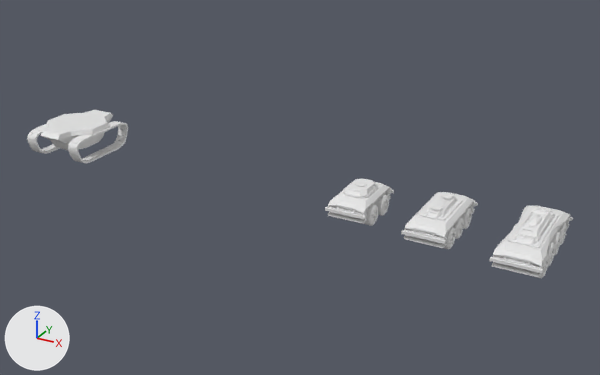
One commit to the Blender file carrrr.blend: the scene before it, then after it.
Before and after are seen from a 50 mm lens placed at (10.85, -11.55, 5.76), pointed at (4.36, 0.24, -0.14). The axes (+X, +Y, +Z) are drawn at lower left. The lights are the same throughout.
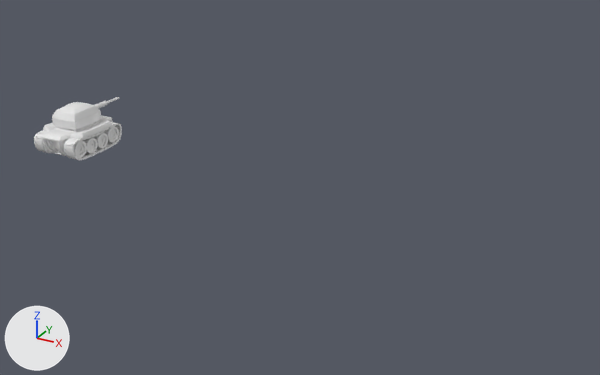
Not drawn themselves, but carrying or shaping drawn objects: ob_empty_003, ob_empty, ob_empty_001, ob_empty_002, ob_beziercircle.

Location of each change, (x1, y1, x2, y2) in pixels of the pictures (600 x 375 px):
'Cube.005', hidden
    before: (489, 206, 573, 278)
'Cube.002', hidden
    before: (401, 192, 478, 248)
'Cube.006', reshaped, modifiers changed
    before: (40, 110, 113, 150)
    after: (42, 115, 112, 156)
'Plane', reshaped, moved, modifiers changed (13% narrower, 9% shorter)
    before: (27, 121, 128, 163)
    after: (34, 122, 122, 160)
'Cube', hidden
    before: (325, 182, 394, 224)
'Cube.007', added
    after: (52, 102, 101, 132)
'Cube.001', hidden
    before: (343, 178, 378, 199)
'SmallWheels', hidden
    before: (340, 195, 389, 226)
'Cylinder', added
    after: (38, 126, 119, 158)
'Cylinder.008', added
    after: (83, 133, 108, 154)
'Cylinder.001', hidden
    before: (444, 227, 456, 249)
'Cylinder.002', hidden
    before: (453, 217, 464, 239)
'Cylinder.003', hidden
    before: (462, 208, 472, 229)
'Cylinder.005', hidden
    before: (513, 224, 561, 255)
'Cylinder.004', hidden
    before: (546, 242, 555, 267)
'Cylinder.006', hidden
    before: (558, 223, 567, 245)
'Cylinder.007', hidden
    before: (500, 254, 549, 278)
'Cylinder.009', added
    after: (95, 97, 119, 109)
'Cube.003', hidden
    before: (441, 193, 453, 200)
'Cube.004', hidden
    before: (431, 205, 442, 211)

The change, as a list of edits to the scene's bpy script:
```text
Change me_cube:
    used by ob_cube_006; location = (-0.53, 0.0, 0.12); scale = (0.41, 0.219, 0.219)
    remove me_cube.from_pydata(...)  # 36 vertices, 29 faces; spans x 0.0..1.47, y -3.62..3.78, z -1.0..1.0
    add me_cube.from_pydata(...)  # 62 vertices, 49 faces; spans x 0.0..1.27, y 0.0..3.51, z -1.21..0.84
    me_cube part 1: the whole mesh is rebuilt
Change cu_beziercircle:
    where _sp = cu_beziercircle.splines.new('BEZIER'); _sp.bezier_points.add(3)
    remove _sp.bezier_points.foreach_set('co', [-1.0, 0.0, 0.0, 0.0, 0.349, 0.0, 1.0, 0.0, 0.0, 0.0, -0.349, 0.0])
    remove _sp.bezier_points.foreach_set('handle_left', [-0.85, -0.413, 0.0, -0.692, 0.349, 0.0, 1.15, 0.413, 0.0, 0.692, -0.349, 0.0])
    remove _sp.bezier_points.foreach_set('handle_right', [-1.15, 0.413, 0.0, 0.692, 0.349, 0.0, 0.85, -0.413, 0.0, -0.692, -0.349, 0.0])
    add _sp.bezier_points.foreach_set('co', [-0.977, 0.124, 0.0, 0.0, 0.347, 0.0, 0.977, 0.124, 0.0, 0.0, -0.209, 0.0])
    add _sp.bezier_points.foreach_set('handle_left', [-0.918, -0.221, 0.0, -0.471, 0.347, 0.0, 1.054, 0.568, 0.0, 0.677, -0.209, 0.0])
    add _sp.bezier_points.foreach_set('handle_right', [-1.054, 0.568, 0.0, 0.471, 0.347, 0.0, 0.918, -0.221, 0.0, -0.677, -0.209, 0.0])
Change ob_cube:
    add ob_cube.hide_set(True)  # its collection is switched off
Change ob_cube_001:
    add ob_cube_001.hide_set(True)  # its collection is switched off
Change ob_smallwheels:
    add ob_smallwheels.hide_set(True)  # its collection is switched off
Change ob_empty:
    add ob_empty.hide_set(True)  # its collection is switched off
Change ob_cube_003:
    add ob_cube_003.hide_set(True)  # its collection is switched off
Change ob_cube_004:
    add ob_cube_004.hide_set(True)  # its collection is switched off
Change ob_cube_002:
    add ob_cube_002.hide_set(True)  # its collection is switched off
Change ob_empty_001:
    add ob_empty_001.hide_set(True)  # its collection is switched off
Change ob_cylinder_001:
    add ob_cylinder_001.hide_set(True)  # its collection is switched off
Change ob_cylinder_002:
    add ob_cylinder_002.hide_set(True)  # its collection is switched off
Change ob_cylinder_003:
    add ob_cylinder_003.hide_set(True)  # its collection is switched off
Change ob_cube_005:
    add ob_cube_005.hide_set(True)  # its collection is switched off
Change ob_empty_002:
    add ob_empty_002.hide_set(True)  # its collection is switched off
Change ob_cylinder_004:
    add ob_cylinder_004.hide_set(True)  # its collection is switched off
Change ob_cylinder_005:
    add ob_cylinder_005.hide_set(True)  # its collection is switched off
Change ob_cylinder_006:
    add ob_cylinder_006.hide_set(True)  # its collection is switched off
Change ob_cylinder_007:
    add ob_cylinder_007.hide_set(True)  # its collection is switched off
Change ob_plane:
    ob_plane.location: (0.0, 0.0, 0.0) -> (-0.14, 0.0, -0.07)
Change ob_beziercircle:
    ob_beziercircle.location: (0.0, 0.0, 0.0) -> (-0.138, 0.0, -0.0728)
Change ob_cube_006:
    add _m = ob_cube_006.modifiers.new('Mirror.001', 'MIRROR')
    add _m.use_axis = (False, True, False)
    add _m.use_clip = True
Add ob_cylinder_008:
    ob_cylinder_008 = bpy.data.objects.new('Cylinder.008', me_cylinder_008)  # 120 vertices, 102 faces; spans x -1.0..1.0, y -1.0..1.0, z -1.0..1.0; modifiers MIRROR
    ob_cylinder_008.location = (-0.94, 0.16, -0.03)
    ob_cylinder_008.rotation_euler = (1.571, 0.0, 1.571)  # degrees (90, 0, 90)
    ob_cylinder_008.scale = (0.155, 0.155, 0.0641)
Add ob_empty_003:
    ob_empty_003 = bpy.data.objects.new('Empty.003', None)
    ob_empty_003.location = (-0.526, 0.0, 0.122)
Add ob_cylinder:
    ob_cylinder = bpy.data.objects.new('Cylinder', me_cylinder_008)  # 120 vertices, 102 faces; spans x -1.0..1.0, y -1.0..1.0, z -1.0..1.0; modifiers MIRROR
    ob_cylinder.location = (-0.94, 0.48, 0.0)
    ob_cylinder.rotation_euler = (1.571, 0.0, 1.571)  # degrees (90, 0, 90)
    ob_cylinder.scale = (0.164, 0.164, 0.0678)
Add ob_cube_008:
    ob_cube_008 = bpy.data.objects.new('Cube.008', me_cube_008)  # 24 vertices, 22 faces; spans x -1.0..1.0, y -1.0..1.0, z -1.0..1.0
    ob_cube_008.location = (-0.53, 0.4, 0.48)
    ob_cube_008.rotation_euler = (0.197, 0.0, 0.0)  # degrees (11, 0, 0)
    ob_cube_008.scale = (0.166, 0.0358, 0.101)
Add ob_cylinder_009:
    ob_cylinder_009 = bpy.data.objects.new('Cylinder.009', me_cylinder_009)  # 60 vertices, 52 faces; spans x -1.0..1.0, y -1.0..1.0, z -18.4..1.0
    ob_cylinder_009.location = (-0.53, 0.43, 0.49)
    ob_cylinder_009.rotation_euler = (1.571, 0.0, 0.0)  # degrees (90, 0, 0)
    ob_cylinder_009.scale = (0.0726, 0.0726, 0.0445)
Add ob_cube_007:
    ob_cube_007 = bpy.data.objects.new('Cube.007', me_cube_007)  # 78 vertices, 76 faces; spans x -0.83..0.83, y -1.08..1.08, z -0.5..0.21
    ob_cube_007.location = (-0.53, 0.0, 0.56)
    ob_cube_007.scale = (0.382, 0.382, 0.6)
```
